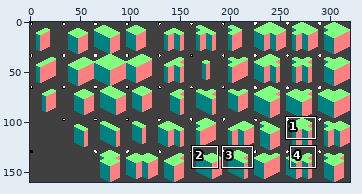
One commit to this pixel-art file: tilesets/templates/full_templates/f_thin_transparent_template.aseprite. The first picture is a wide view before the edit; the outline marks the close-up.
Close-up. Before the commit:
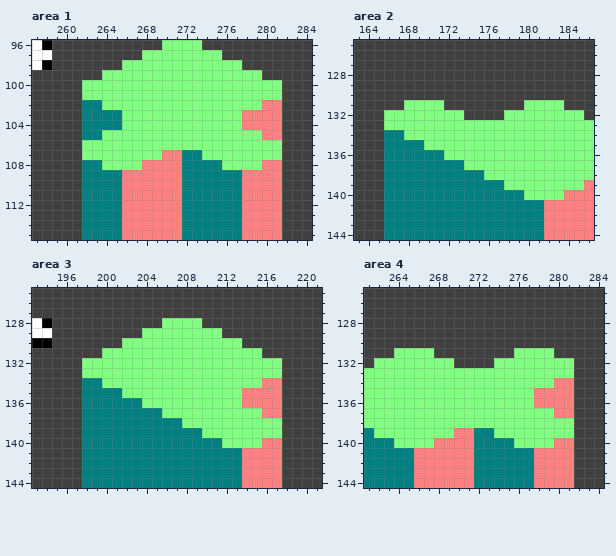
320x160 pixels, 1 frame. Shown: area 1: x 257..284, y 96..115; area 2: x 163..186, y 125..144; area 3: x 193..221, y 125..144; area 4: x 261..284, y 125..144. The commit also changed other parts of the picture, which this record leaves out.
Now the later version:
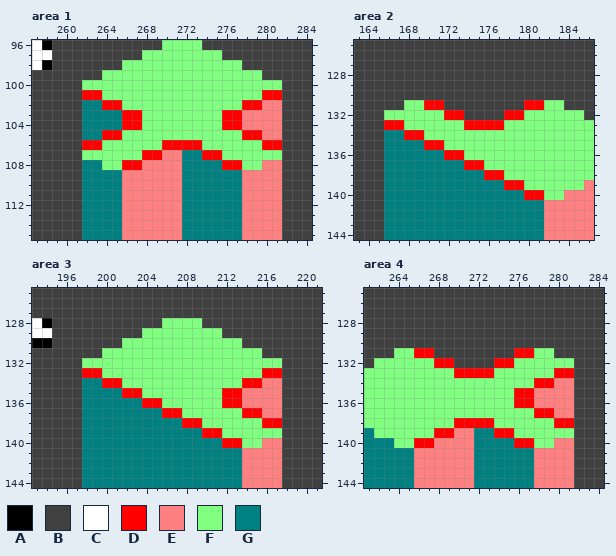
Palette (. is transparent): A #000000  B #404040  C #ffffff  D #ff0000  E #ff8080  F #80ff80  G #008080
From old to new:
layer "Edges" now shown
--- area 1, layer "Edges"
@@ x 257..284 @@
 100 BBBBBFFFFFFFFFFFFFFFFFFFFBBB
-101 BBBBBFFFFFFFFFFFFFFFFFFFFBBB
-102 BBBBBGGFFFFFFFFFFFFFFFFEEBBB
-103 BBBBBGGGGFFFFFFFFFFFFEEEEBBB
-104 BBBBBGGGGFFFFFFFFFFFFEEEEBBB
-105 BBBBBGGFFFFFFFFFFFFFFFFEEBBB
-106 BBBBBFFFFFFFFFFFFFFFFFFFFBBB
-107 BBBBBFFFFFFFFEEGGFFFFFFFFBBB
-108 BBBBBGGFFFFEEEEGGGGFFFFEEBBB
+101 BBBBBDDFFFFFFFFFFFFFFFFDDBBB
+102 BBBBBGGDDFFFFFFFFFFFFDDEEBBB
+103 BBBBBGGGGDDFFFFFFFFDDEEEEBBB
+104 BBBBBGGGGDDFFFFFFFFDDEEEEBBB
+105 BBBBBGGDDFFFFFFFFFFFFDDEEBBB
+106 BBBBBDDFFFFFFDDDDFFFFFFDDBBB
+107 BBBBBFFFFFFDDEEGGDDFFFFFFBBB
+108 BBBBBGGFFDDEEEEGGGGDDFFEEBBB
 109 BBBBBGGGGEEEEEEGGGGGGEEEEBBB
--- area 2, layer "Edges"
@@ x 163..186 @@
 130 BBBBBBBBBBBBBBBBBBBBBBBB
-131 BBBBBFFFFBBBBBBBBFFFFBBB
-132 BBBFFFFFFFFBBBBFFFFFFFFB
-133 BBBFFFFFFFFFFFFFFFFFFFFF
-134 BBBGGFFFFFFFFFFFFFFFFFFF
-135 BBBGGGGFFFFFFFFFFFFFFFFF
-136 BBBGGGGGGFFFFFFFFFFFFFFF
-137 BBBGGGGGGGGFFFFFFFFFFFFF
-138 BBBGGGGGGGGGGFFFFFFFFFFF
-139 BBBGGGGGGGGGGGGFFFFFFFFE
-140 BBBGGGGGGGGGGGGGGFFFFEEE
+131 BBBBBFFDDBBBBBBBBDDFFBBB
+132 BBBFFFFFFDDBBBBDDFFFFFFB
+133 BBBDDFFFFFFDDDDFFFFFFFFF
+134 BBBGGDDFFFFFFFFFFFFFFFFF
+135 BBBGGGGDDFFFFFFFFFFFFFFF
+136 BBBGGGGGGDDFFFFFFFFFFFFF
+137 BBBGGGGGGGGDDFFFFFFFFFFF
+138 BBBGGGGGGGGGGDDFFFFFFFFF
+139 BBBGGGGGGGGGGGGDDFFFFFFE
+140 BBBGGGGGGGGGGGGGGDDFFEEE
 141 BBBGGGGGGGGGGGGGGGGEEEEE
--- area 3, layer "Edges"
@@ x 193..221 @@
 132 BBBBBFFFFFFFFFFFFFFFFFFFFBBBB
-133 BBBBBFFFFFFFFFFFFFFFFFFFFBBBB
-134 BBBBBGGFFFFFFFFFFFFFFFFEEBBBB
-135 BBBBBGGGGFFFFFFFFFFFFEEEEBBBB
-136 BBBBBGGGGGGFFFFFFFFFFEEEEBBBB
-137 BBBBBGGGGGGGGFFFFFFFFFFEEBBBB
-138 BBBBBGGGGGGGGGGFFFFFFFFFFBBBB
-139 BBBBBGGGGGGGGGGGGFFFFFFFFBBBB
-140 BBBBBGGGGGGGGGGGGGGFFFFEEBBBB
+133 BBBBBDDFFFFFFFFFFFFFFFFDDBBBB
+134 BBBBBGGDDFFFFFFFFFFFFDDEEBBBB
+135 BBBBBGGGGDDFFFFFFFFDDEEEEBBBB
+136 BBBBBGGGGGGDDFFFFFFDDEEEEBBBB
+137 BBBBBGGGGGGGGDDFFFFFFDDEEBBBB
+138 BBBBBGGGGGGGGGGDDFFFFFFDDBBBB
+139 BBBBBGGGGGGGGGGGGDDFFFFFFBBBB
+140 BBBBBGGGGGGGGGGGGGGDDFFEEBBBB
 141 BBBBBGGGGGGGGGGGGGGGGEEEEBBBB
--- area 4, layer "Edges"
@@ x 261..284 @@
 130 BBBBBBBBBBBBBBBBBBBBBBBB
-131 BBBFFFFBBBBBBBBFFFFBBBBB
-132 BFFFFFFFFBBBBFFFFFFFFBBB
-133 FFFFFFFFFFFFFFFFFFFFFBBB
-134 FFFFFFFFFFFFFFFFFFFEEBBB
-135 FFFFFFFFFFFFFFFFFEEEEBBB
-136 FFFFFFFFFFFFFFFFFEEEEBBB
-137 FFFFFFFFFFFFFFFFFFFEEBBB
-138 FFFFFFFFFFFFFFFFFFFFFBBB
-139 GFFFFFFFFEEGGFFFFFFFFBBB
-140 GGGFFFFEEEEGGGGFFFFEEBBB
+131 BBBFFDDBBBBBBBBDDFFBBBBB
+132 BFFFFFFDDBBBBDDFFFFFFBBB
+133 FFFFFFFFFDDDDFFFFFFDDBBB
+134 FFFFFFFFFFFFFFFFFDDEEBBB
+135 FFFFFFFFFFFFFFFDDEEEEBBB
+136 FFFFFFFFFFFFFFFDDEEEEBBB
+137 FFFFFFFFFFFFFFFFFDDEEBBB
+138 FFFFFFFFFDDDDFFFFFFDDBBB
+139 GFFFFFFDDEEGGDDFFFFFFBBB
+140 GGGFFDDEEEEGGGGDDFFEEBBB
 141 GGGGGEEEEEEGGGGGGEEEEBBB
Changed places in both close-ups, as pixel boxes (x1, y1, x2, y2):
changed: (82, 90, 282, 170)
changed: (384, 100, 544, 200)
changed: (82, 368, 282, 448)
changed: (414, 348, 574, 448)
